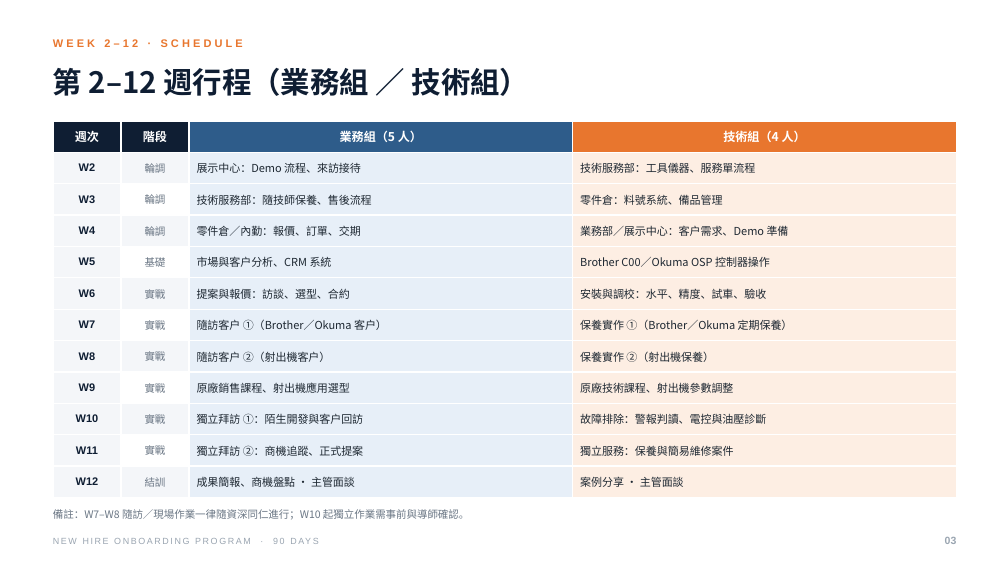
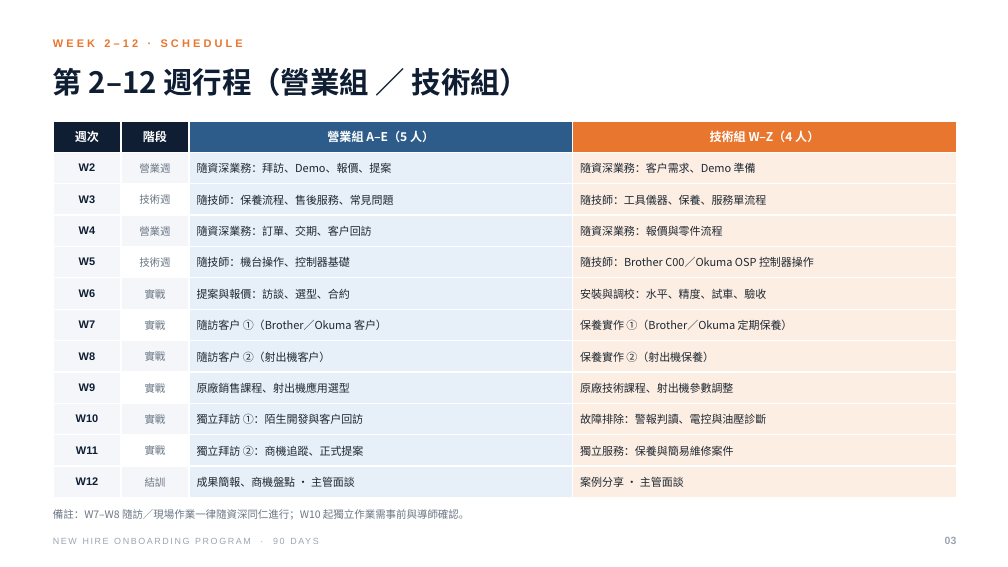
Before and after one commit to KiyotaJesse/apex-public-data, a slide deck: slide 4 of 新人90天教育訓練計畫.pptx. Drawn at 1008x567 pixels with LibreOffice and Linux fonts; fonts in the diff are those of the drawing. Boxes give left, top, right and bottom in pixels: in the first picture for what was removed or moved away, otherwise in the second. Text is boxed around its words. In the diff, an @@ line names an element or a change of style, - is before the commit and + after.

```diff
--- a/新人90天教育訓練計畫.pptx
+++ b/新人90天教育訓練計畫.pptx
@@ text at (53,68,529,96): text changed @@
-第 2–12 週行程（業務組 ／ 技術組）
+第 2–12 週行程（營業組 ／ 技術組）
@@ table at (53,121,957,491) @@
-row 1, column 3: 業務組（5 人）
+row 1, column 3: 營業組 A–E（5 人）
-row 1, column 4: 技術組（4 人）
+row 1, column 4: 技術組 W–Z（4 人）
-row 2: W2 | 輪調 | 展示中心：Demo 流程、來訪接待 | 技術服務部：工具儀器、服務單流程
+row 2: W2 | 營業週 | 隨資深業務：拜訪、Demo、報價、提案 | 隨資深業務：客戶需求、Demo 準備
-row 3: W3 | 輪調 | 技術服務部：隨技師保養、售後流程 | 零件倉：料號系統、備品管理
+row 3: W3 | 技術週 | 隨技師：保養流程、售後服務、常見問題 | 隨技師：工具儀器、保養、服務單流程
-row 4: W4 | 輪調 | 零件倉／內勤：報價、訂單、交期 | 業務部／展示中心：客戶需求、Demo 準備
+row 4: W4 | 營業週 | 隨資深業務：訂單、交期、客戶回訪 | 隨資深業務：報價與零件流程
-row 5: W5 | 基礎 | 市場與客戶分析、CRM 系統 | Brother C00／Okuma OSP 控制器操作
+row 5: W5 | 技術週 | 隨技師：機台操作、控制器基礎 | 隨技師：Brother C00／Okuma OSP 控制器操作
```
Also in this commit, not shown: 4 other slides changed, 2 slides added, 2 slides removed.
